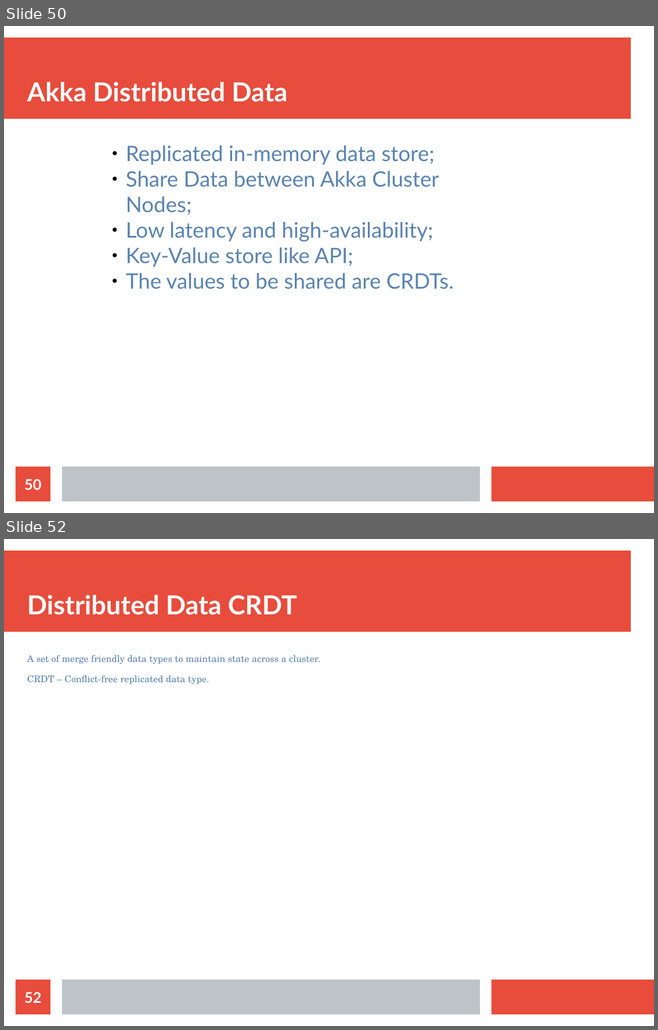
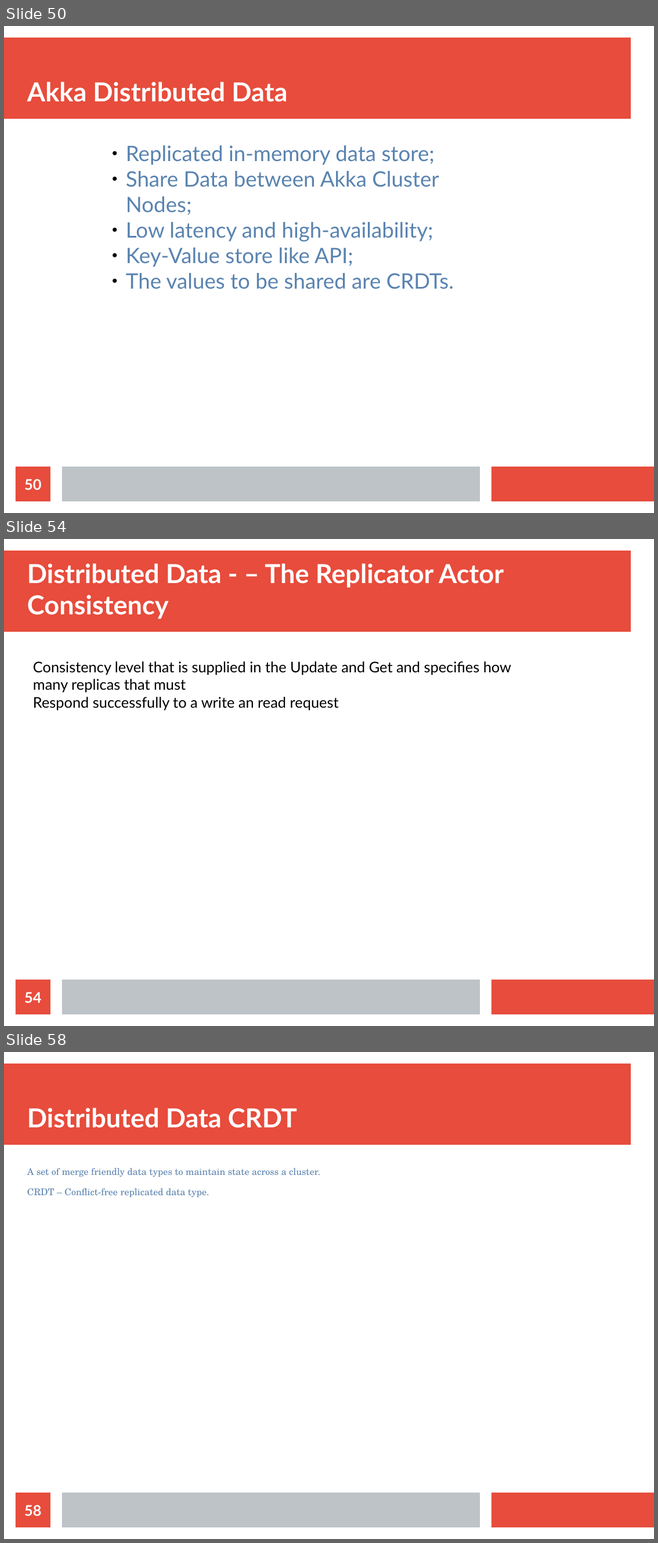
Before and after one commit to bytemania/akka-java-cluster, a slide deck: src/main/resources/res/presentation.odp. Shown one above the other, each under a label of ours: slides 50 and 52 before the commit, slides 50, 54 and 58 after it; the slides between them are not shown. The pictures are 658x1030 and 658x1543 pixels, drawn with LibreOffice and Linux fonts; fonts in the diff are those of the drawing. Boxes give left, top, right and bottom in pixels: in the first picture for what was removed or moved away, otherwise in the second. Text is boxed around its words. In the diff, an @@ line names an element or a change of style, - is before the commit and + after.

```diff
--- a/src/main/resources/res/presentation.odp
+++ b/src/main/resources/res/presentation.odp
@@ slide 54 added at [4, 539, 654, 1026], background #FFFFFF; not listed: 3 template elements that a slide beside it also shows @@
@@ title added at [27, 563, 503, 619], 32 pt, text #FFFFFF, bold @@
+Distributed Data - – The Replicator Actor Consistency
@@ text added at [33, 661, 511, 710], 18 pt, text #000000 @@
+Consistency level that is supplied in the Update and Get and specifies how many replicas that must
+Respond successfully to a write an read request
@@ page number added at [16, 980, 50, 1015], fill #E74C3C, 18 pt, text #FFFFFF, bold @@
+54
@@ what was slide 52 is now slide 58 @@
@@ page number at [24, 1505, 41, 1516]: text changed @@
-52
+58
```
Also in this commit, not shown: 2 slides changed, 4 other slides added, 5 other files.
